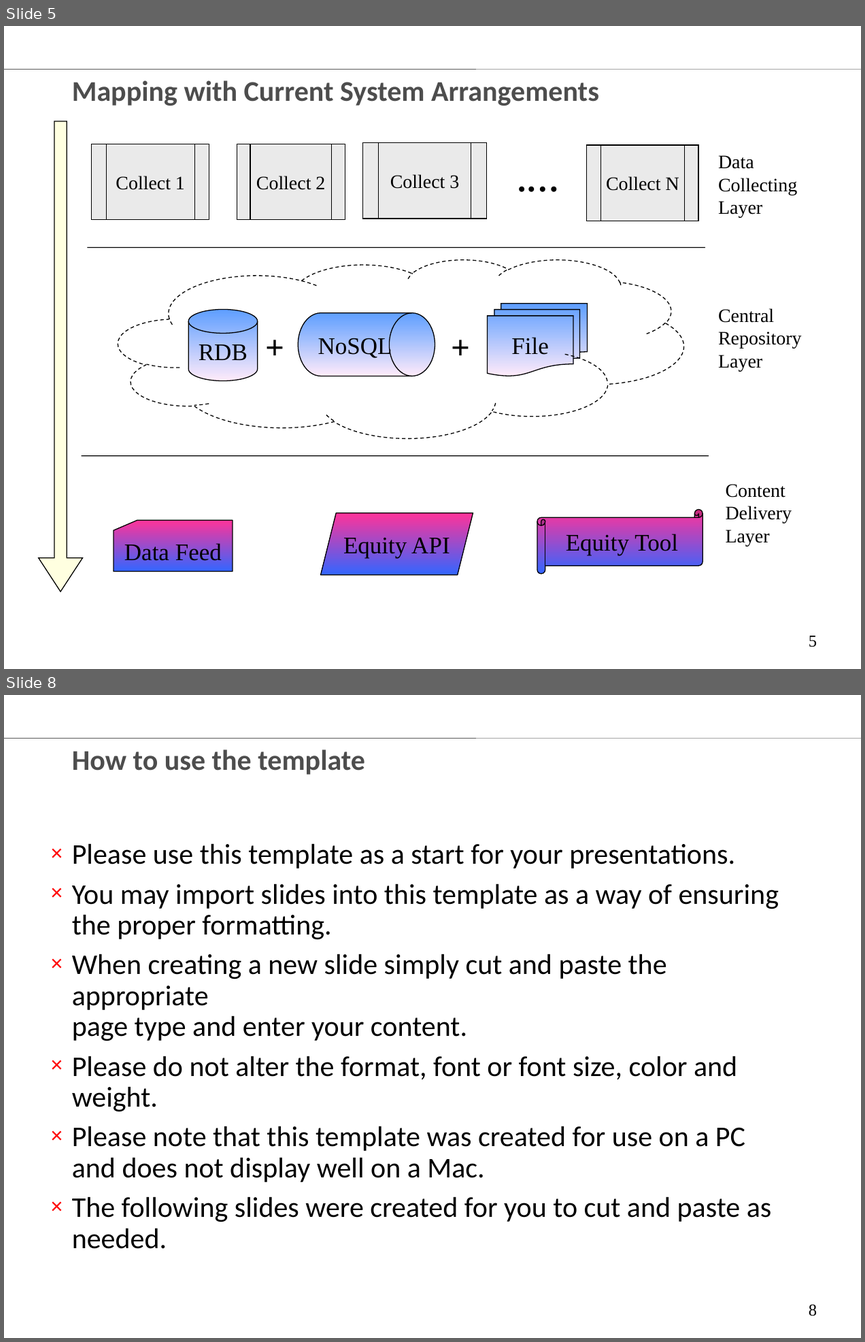
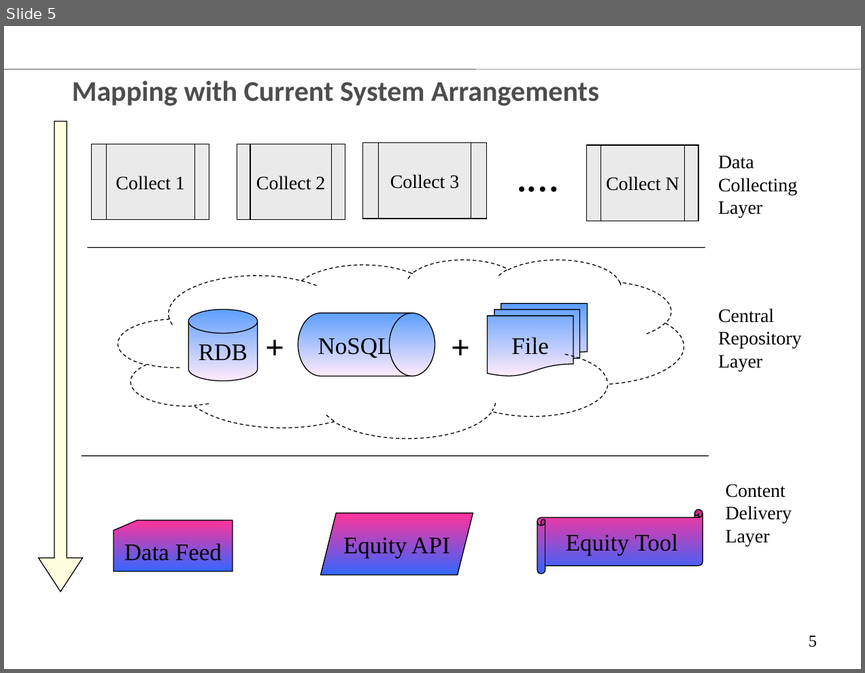
Before and after one commit to chenglx/myenv, a slide deck: Equity Data Technology Vision.ppt. Shown one above the other, each under a label of ours: slides 5 and 8 before the commit, slide 5 after it; the slides between them are not shown. The pictures are 865x1342 and 865x673 pixels, drawn with LibreOffice and Linux fonts; fonts in the diff are those of the drawing; background and template pictures are left out. Boxes give left, top, right and bottom in pixels: in the first picture for what was removed or moved away, otherwise in the second. Text is boxed around its words. In the diff, an @@ line names an element or a change of style, - is before the commit and + after.

```diff
--- a/Equity Data Technology Vision.ppt
+++ b/Equity Data Technology Vision.ppt
@@ slide 8 removed at bbox=[4, 695, 861, 1338], background #FFFFFF; not listed: 1 template element that a slide beside it also shows @@
@@ title removed at bbox=[72, 749, 365, 775] @@
-How to use the template
@@ text removed at bbox=[72, 843, 779, 1249] @@
-× Please use this template as a start for your presentations.
-× You may import slides into this template as a way of ensuring the proper formatting.
-× When creating a new slide simply cut and paste the appropriate
-  page type and enter your content.
-× Please do not alter the format, font or font size, color and weight.
-× Please note that this template was created for use on a PC and does not display well on a Mac.
-× The following slides were created for you to cut and paste as needed.
@@ page number removed at bbox=[808, 1304, 817, 1316] @@
-8
```
Also in this commit, not shown: 2 slides changed, 19 other slides removed.
